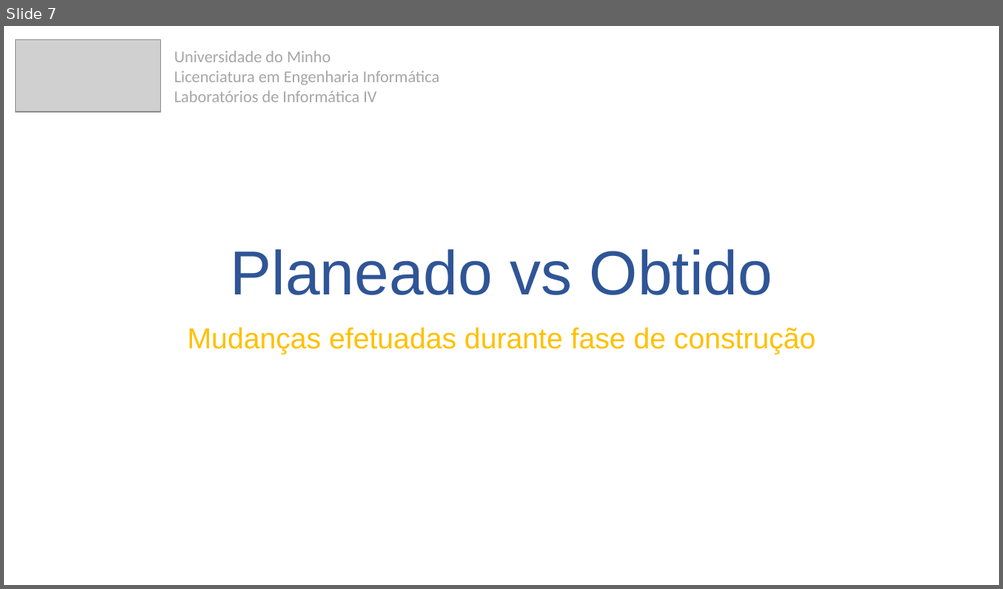
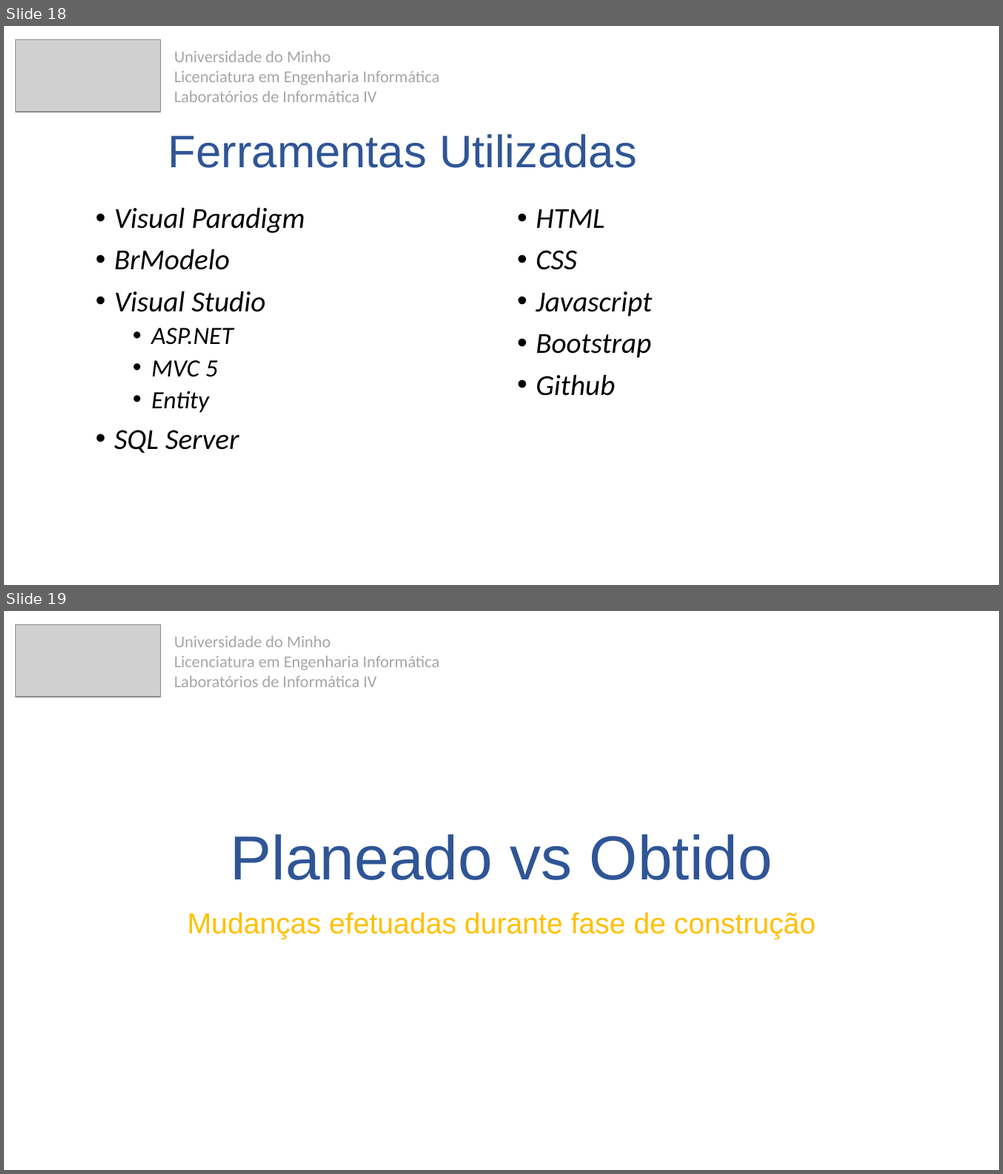
Before and after one commit to 7patricia/Aprende-com-os-Minions, a slide deck: 3ªFase/ApresentaçãoFinal.pptx. Shown one above the other, each under a label of ours: slide 7 before the commit, slides 18 and 19 after it. The pictures are 1003x589 and 1003x1174 pixels, drawn with LibreOffice and Linux fonts; fonts in the diff are those of the drawing; grey boxes stand for pictures. Boxes give left, top, right and bottom in pixels: in the first picture for what was removed or moved away, otherwise in the second. Text is boxed around its words. In the diff, an @@ line names an element or a change of style, - is before the commit and + after.

```diff
--- a/3ªFase/ApresentaçãoFinal.pptx
+++ b/3ªFase/ApresentaçãoFinal.pptx
@@ slide 18 added at (x1=4, y1=26, x2=999, y2=585), background #FFFFFF @@
@@ picture added at (x1=15, y1=39, x2=161, y2=112) @@
@@ text added at (x1=174, y1=50, x2=440, y2=102), 16 pt, text #A6A6A6 @@
+Universidade do Minho
+Licenciatura em Engenharia Informática
+Laboratórios de Informática IV
@@ title added at (x1=168, y1=134, x2=637, y2=168), 44 pt, text #2F5597 @@
+Ferramentas Utilizadas
@@ text added at (x1=114, y1=207, x2=652, y2=454), 28 pt, text #000000, italic @@
+• Visual Paradigm
+• BrModelo
+• Visual Studio
+  • ASP.NET
+  • MVC 5
+  • Entity
+• SQL Server
+• HTML
+• CSS
+• Javascript
+• Bootstrap
+• Github
@@ what was slide 7 is now slide 19 @@
```
Also in this commit, not shown: 4 slides changed, 12 other slides added.
